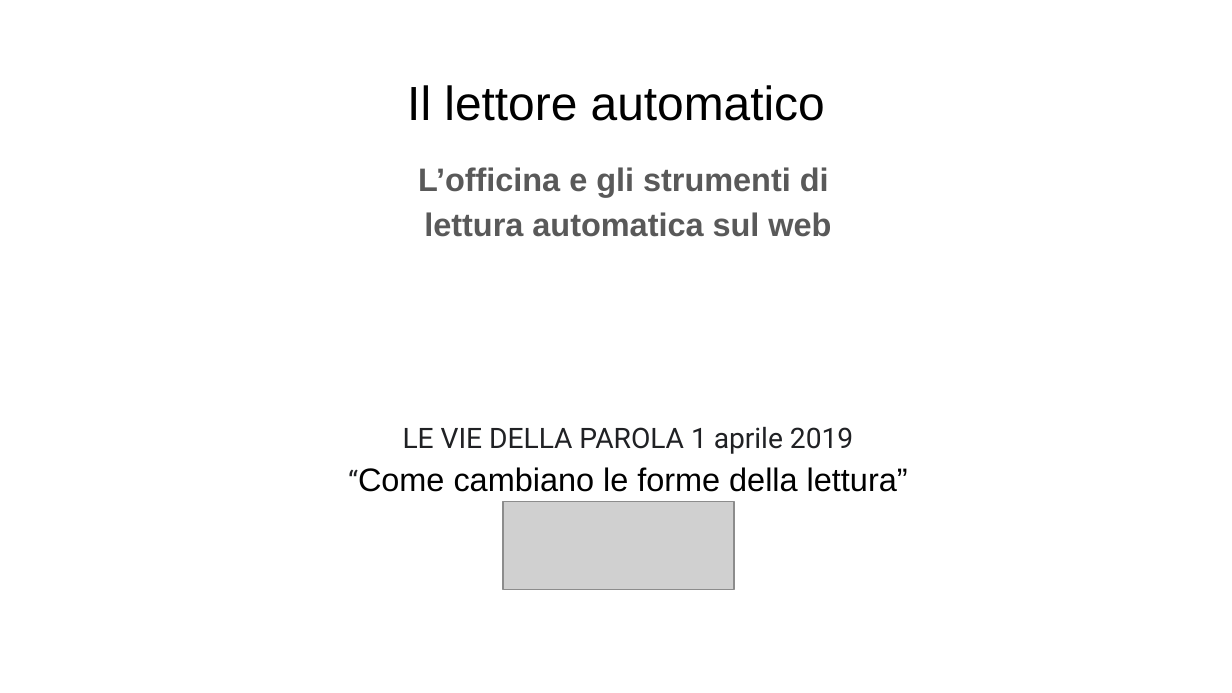
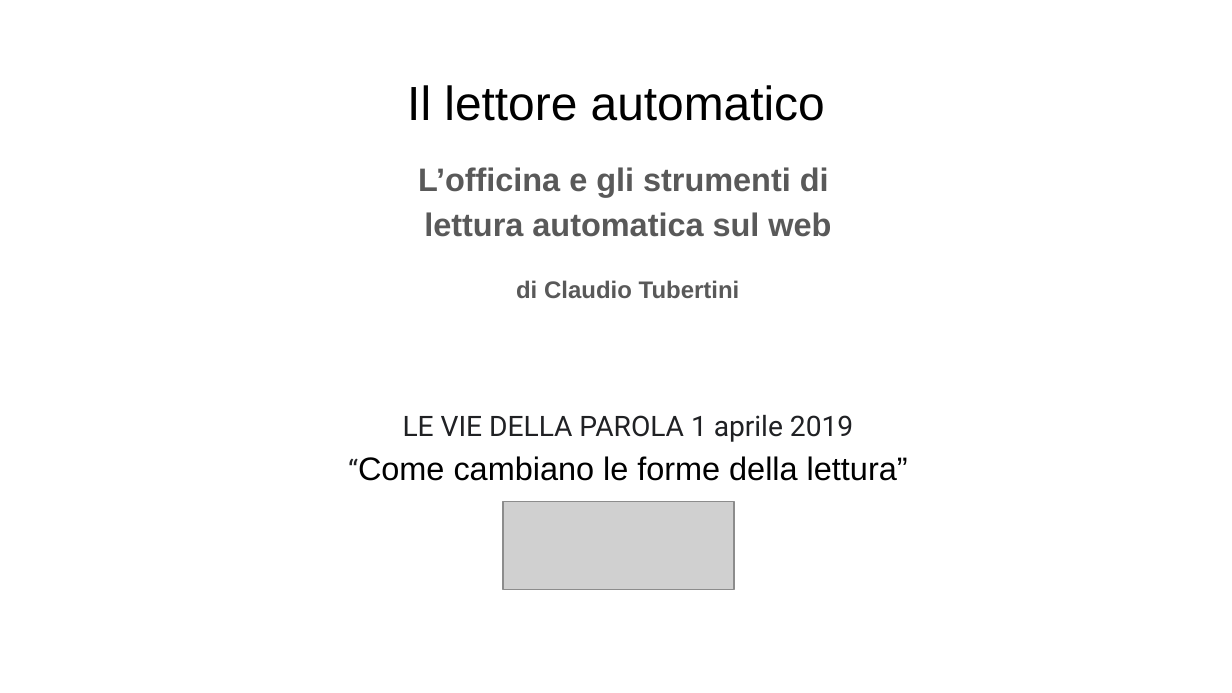
Before and after one commit to claudiotubertini/lettore_bulimico, a slide deck: slide 1 of cubo_lettore_google.pptx. Drawn at 1232x693 pixels with LibreOffice and Linux fonts; fonts in the diff are those of the drawing; grey boxes stand for pictures. Boxes give left, top, right and bottom in pixels: in the first picture for what was removed or moved away, otherwise in the second. Text is boxed around its words. In the diff, an @@ line names an element or a change of style, - is before the commit and + after.

```diff
--- a/cubo_lettore_google.pptx
+++ b/cubo_lettore_google.pptx
@@ text at box(516, 280, 740, 298): paragraph added @@
+di Claudio Tubertini
```
Also in this commit, not shown: 1 other slide changed.
